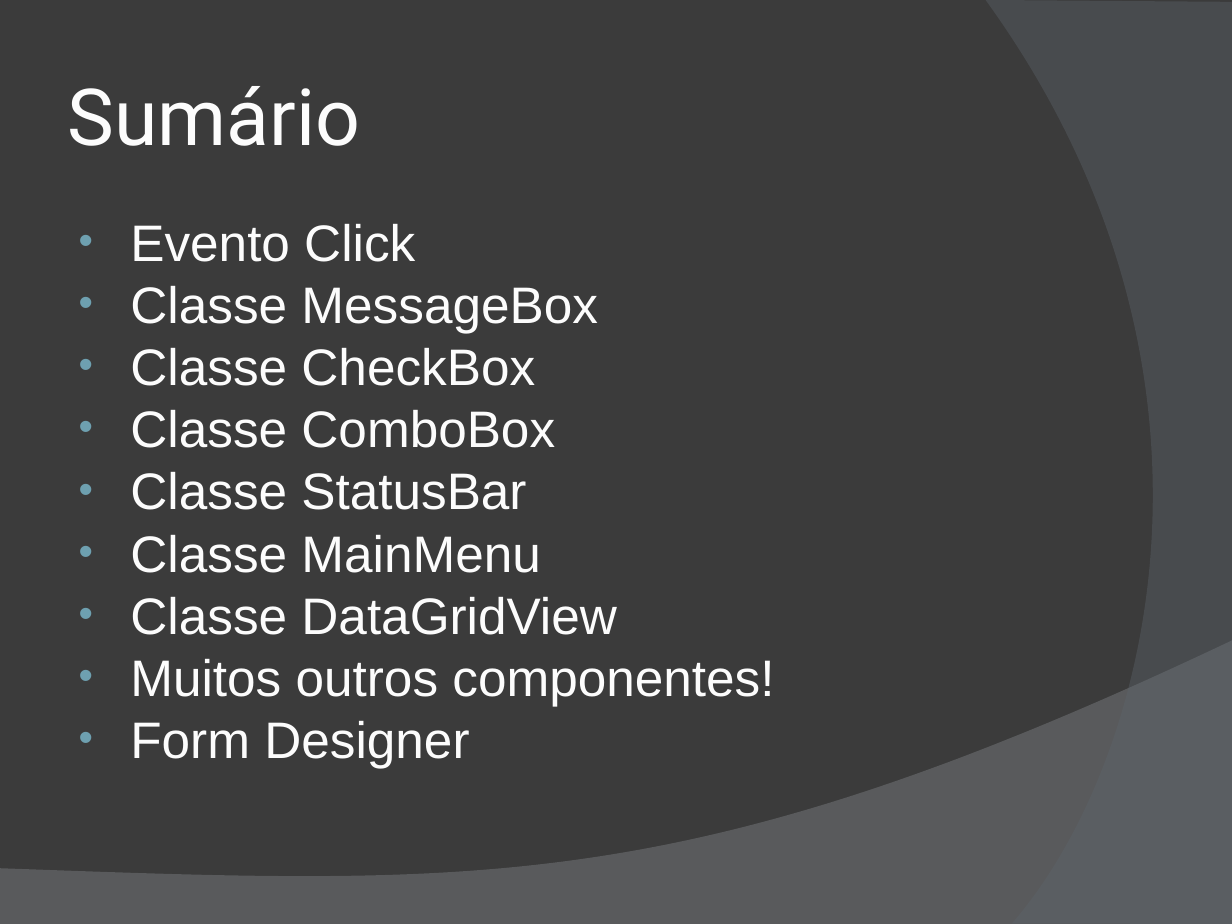
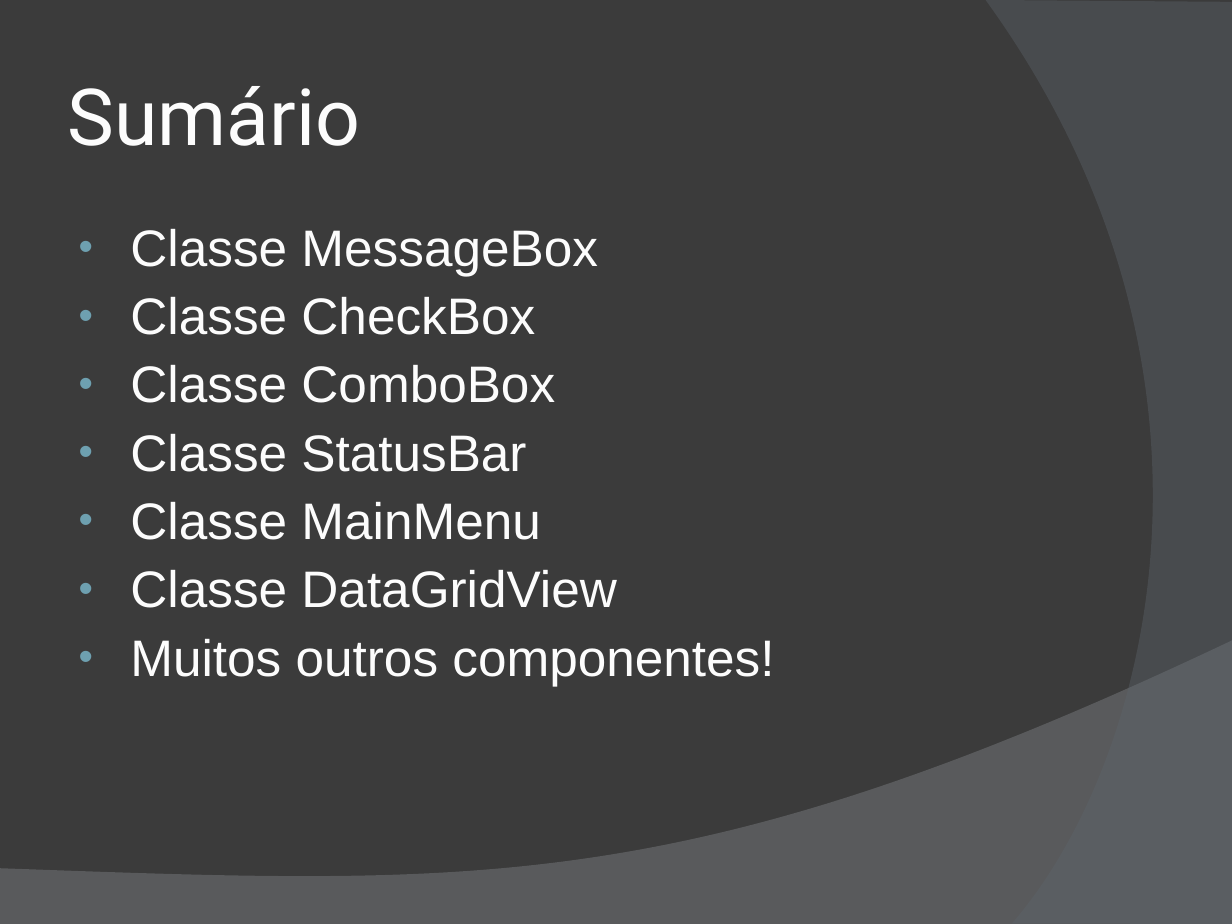
Before and after one commit to wind39/wind39.github.io, a slide deck: slide 3 of curso/modulo2capitulo5-off.ppt. Drawn at 1232x924 pixels with LibreOffice and Linux fonts; fonts in the diff are those of the drawing. Boxes give left, top, right and bottom in pixels: in the first picture for what was removed or moved away, otherwise in the second. Text is boxed around its words. In the diff, an @@ line names an element or a change of style, - is before the commit and + after.

```diff
--- a/curso/modulo2capitulo5-off.ppt
+++ b/curso/modulo2capitulo5-off.ppt
@@ text "Classe MessageBox" at bbox=[130, 229, 774, 686]: line spacing 0.8 to 0.9 @@
@@ text at bbox=[130, 224, 415, 262]: paragraph removed @@
-• Evento Click
@@ text at bbox=[130, 721, 469, 768]: paragraph removed @@
-• Form Designer
```
Also in this commit, not shown: 2 other slides changed, 3 slides removed, 11 other files.
